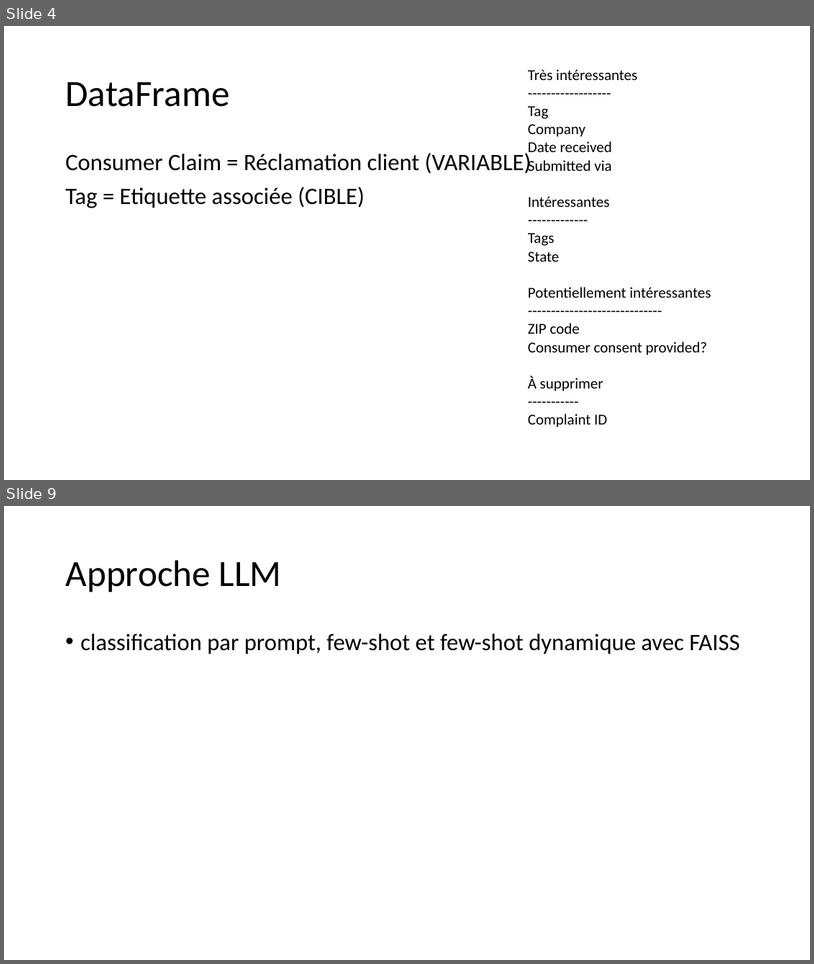
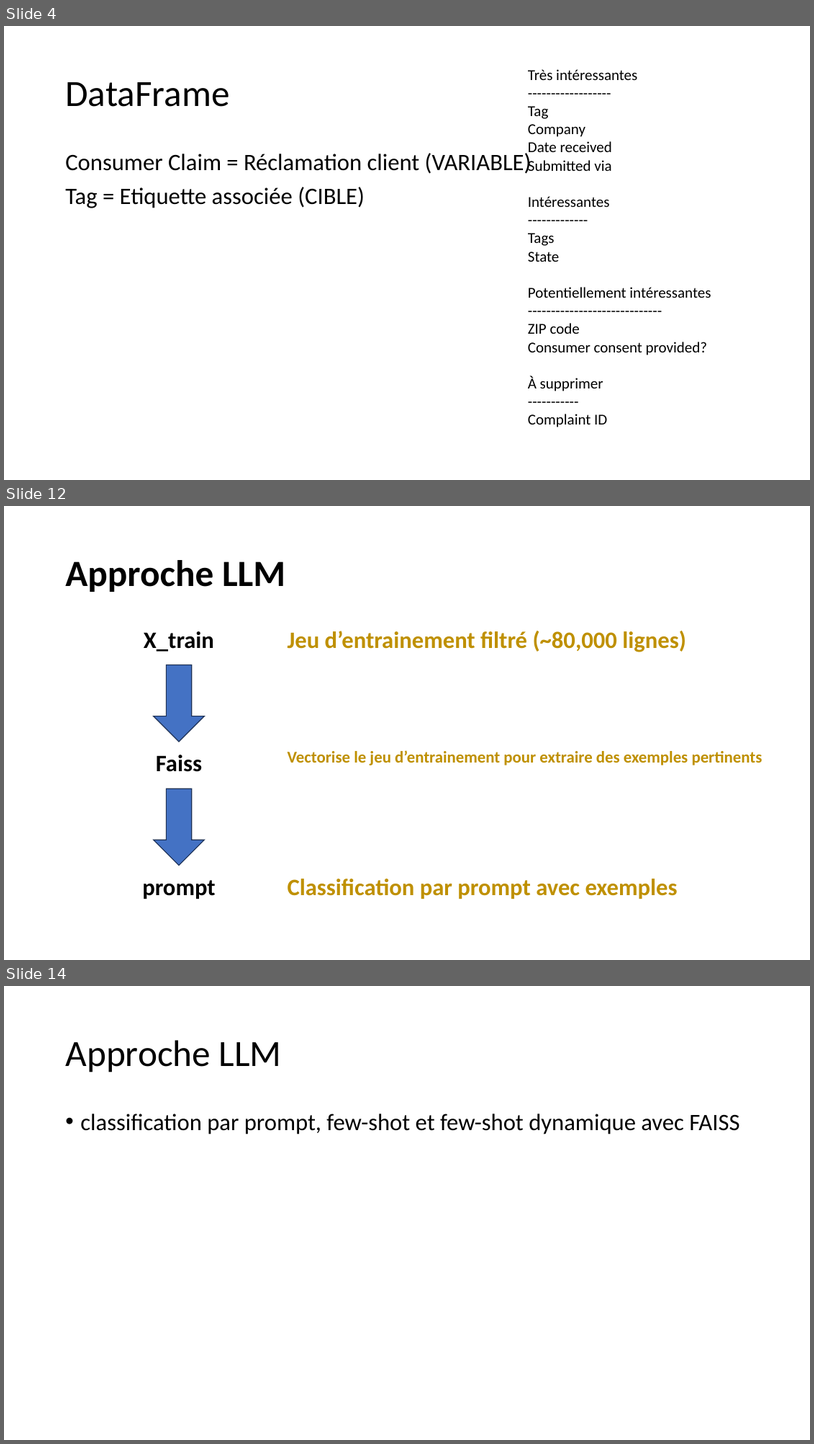
Before and after one commit to Ace4teaM/OCR-ZenAssist, a slide deck: Présentation.pptx. Shown one above the other, each under a label of ours: slides 4 and 9 before the commit, slides 4, 12 and 14 after it; the slides between them are not shown. The pictures are 814x964 and 814x1444 pixels, drawn with LibreOffice and Linux fonts; fonts in the diff are those of the drawing. Boxes give left, top, right and bottom in pixels: in the first picture for what was removed or moved away, otherwise in the second. Text is boxed around its words. In the diff, an @@ line names an element or a change of style, - is before the commit and + after.

Commit message:
premiere approche ML

```diff
--- a/Présentation.pptx
+++ b/Présentation.pptx
@@ slide 12 added at box(4, 506, 810, 960), background #FFFFFF @@
@@ title added at box(65, 560, 286, 592), 44 pt, text #000000, bold @@
+Approche LLM
@@ text added at box(144, 631, 214, 651), 28 pt, text #000000, bold @@
+X_train
@@ text added at box(288, 631, 687, 652), 28 pt, text #BF9000, bold @@
+Jeu d’entrainement filtré (~80,000 lignes)
@@ right arrow added at box(154, 665, 205, 741), fill #4472C4, outline #1E3256 1 pt @@
@@ text added at box(156, 754, 202, 772), 28 pt, text #000000, bold @@
+Faiss
@@ text added at box(288, 750, 763, 765), 19.6 pt, text #BF9000, bold @@
+Vectorise le jeu d’entrainement pour extraire des exemples pertinents
@@ right arrow added at box(154, 788, 205, 865), fill #4472C4, outline #1E3256 1 pt @@
@@ text added at box(142, 880, 215, 898), 28 pt, text #000000, bold @@
+prompt
@@ text added at box(288, 878, 678, 898), 28 pt, text #BF9000, bold @@
+Classification par prompt avec exemples
@@ what was slide 9 is now slide 14 @@
```
Also in this commit, not shown: 3 slides changed, 10 other slides added, 2 slides removed, 6 other files.
